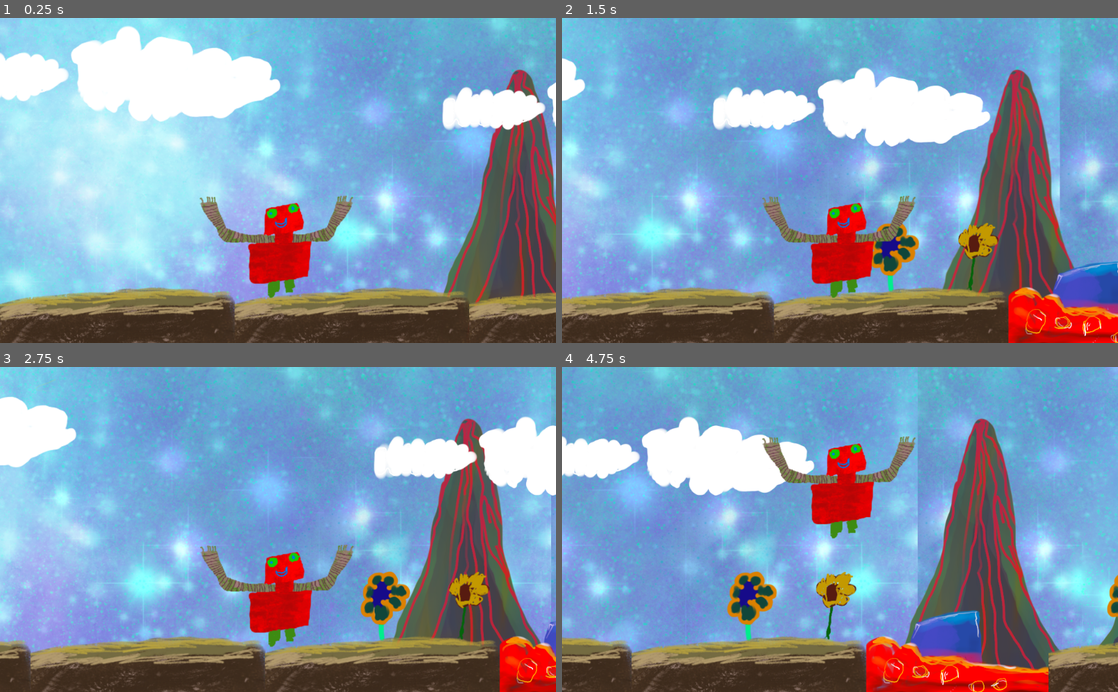
Above: before the commit, frames 1-4 (two rows, left to right).
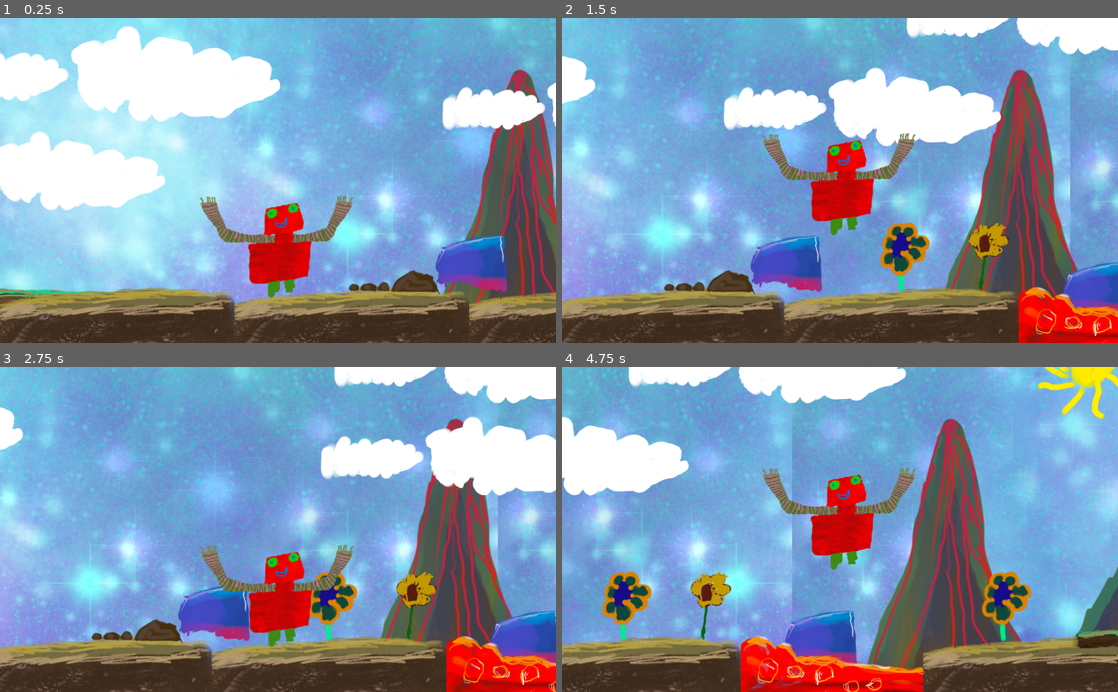
Above: after the commit, the same moments.

Repository: fistons/un-monstre-terrifiant
Game: Godot game, scene res://levels/level1.tscn
Two runs of this game, one before a commit and one after it. Both use one fixed random seed, a clock stepped at 60 frames per second and the inputs below.
Inputs:
- Up to frame 1 (0.25 s): no input
- Up to frame 2 (1.5 s): hold D (right) from 0.53 s (still down); tap Space (jump) at 0.77 s
- Up to frame 3 (2.75 s): tap Space (jump) at 1.52 s; release D (right) at 2.03 s; hold Q (left) from 2.03 s (still down)
- Up to frame 4 (4.75 s): release Q (left) at 2.78 s; hold D (right) 2.78-4.28 s; tap Space (jump) at 3.02, 3.77, 4.52 s; hold Q (left) from 4.28 s (still down)

The runs differ from the first frame. In frame 1, 7.8% of the frame differs, in the area x 0-92%, y 35-89%; in frame 2, 34%; in frame 3, 49%; in frame 4, 63%, in the area x 0-100%, y 0-100%.

Commit message:
Add a rock. Yes.

Diff:
--- a/levels/level1.tscn
+++ b/levels/level1.tscn
@@ -1,10 +1,11 @@
-[gd_scene load_steps=6 format=2]
+[gd_scene load_steps=7 format=2]
 
 [ext_resource path="res://levels/tileset.tres" type="TileSet" id=1]
 [ext_resource path="res://player/Player.tscn" type="PackedScene" id=2]
 [ext_resource path="res://props/Flower.tscn" type="PackedScene" id=3]
 [ext_resource path="res://props/flower2.tscn" type="PackedScene" id=4]
 [ext_resource path="res://props/moving_cloud.tscn" type="PackedScene" id=5]
+[ext_resource path="res://props/rocks.tscn" type="PackedScene" id=6]
 
 [node name="Level" type="Node2D"]
 
@@ -35,6 +36,9 @@
 [node name="cloud" parent="props" instance=ExtResource( 5 )]
 position = Vector2( 1132.44, 163.56 )
 
+[node name="rocks" parent="props" instance=ExtResource( 6 )]
+position = Vector2( 722.663, 487.904 )
+
 [node name="Player" parent="." instance=ExtResource( 2 )]
 position = Vector2( 511, 299 )
 z_index = 10
@@ -43,4 +47,4 @@
 tile_set = ExtResource( 1 )
 cell_size = Vector2( 16, 16 )
 format = 1
-tile_data = PoolIntArray( 1179838, 4, 0, 1310903, 4, 0, 1507503, 4, 0, 1704090, 1, 0, 1835094, 3, 0, 2031616, 1, 0, 2031643, 1, 0, 2031670, 1, 0, 2031697, 2, 0, 2031718, 1, 0, 2031744, 1, 0, 2031770, 1, 0 )
+tile_data = PoolIntArray( -327612, 0, 0, 917491, 0, 0, 1179838, 4, 0, 1310903, 4, 0, 1507503, 4, 0, 1638450, 3, 0, 1704090, 1, 0, 1835094, 3, 0, 1966199, 4, 0, 2097140, 4, 0, 2031616, 1, 0, 2031643, 1, 0, 2031670, 1, 0, 2031697, 2, 0, 2031718, 1, 0, 2031744, 1, 0, 2031770, 1, 0 )
